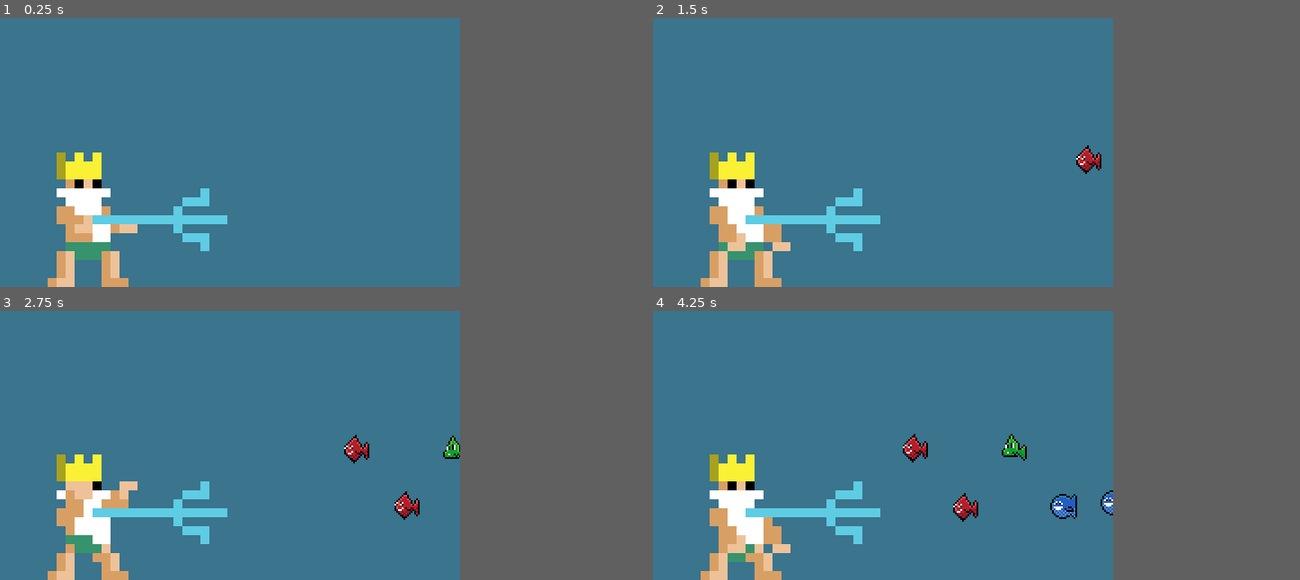
Above: before the commit, frames 1-4 (two rows, left to right).
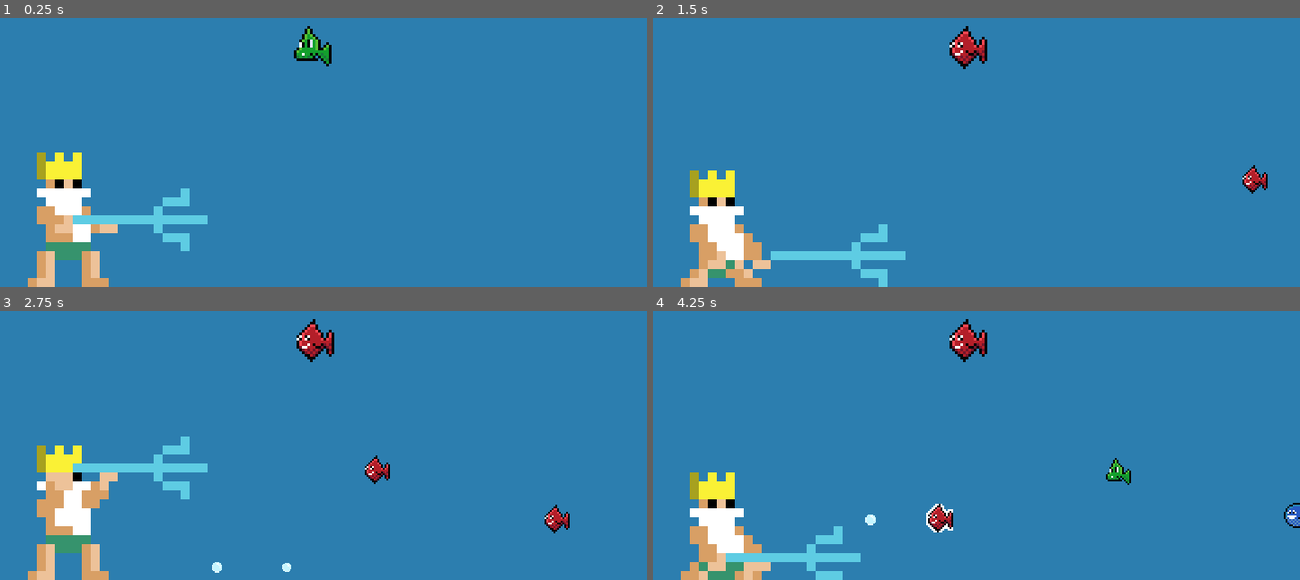
Above: after the commit, the same moments.

Repository: YoopaYenkels/Seaskebab
Game: Godot game, scene res://main.tscn
Same seed, same stepped clock (60 frames per second), same inputs: the game is played once before the commit and once after it.
Inputs:
- Up to frame 1 (0.25 s): no input
- Up to frame 2 (1.5 s): hold Up (ui_up) 0.53-1.28 s; tap Z (new_fish, bound only after the commit) at 0.6 s; tap Space (spear_fish, bound only after the commit) at 0.8, 1.35 s; hold Down (ui_down) from 1.28 s (still down)
- Up to frame 3 (2.75 s): tap Z (new_fish, bound only after the commit) at 1.55, 2.1 s; release Down (ui_down) at 2.03 s; hold Up (ui_up) from 2.03 s (still down); tap Space (spear_fish, bound only after the commit) at 2.3 s
- Up to frame 4 (4.25 s): tap Space (spear_fish, bound only after the commit) at 2.85, 3.8 s; tap Z (new_fish, bound only after the commit) at 3.05, 3.6 s; release Up (ui_up) at 3.53 s; hold Down (ui_down) from 3.53 s (still down)
In our replay, the window is 512x300 before the commit and 720x300 after it. These sizes can differ from the game's own. Grey fills any space a smaller window leaves; there, only what the larger window draws over its background counts as a difference.

The runs differ from the first frame. In frame 1, 70% of the frame differs, in the area x 0-72%, y 0-100%; in frame 2, 71%; in frame 3, 71%; in frame 4, 71%, in the area x 0-100%, y 0-100%.

Commit message:
Add bubble zone

Diff:
--- a/Trident.tscn
+++ b/Trident.tscn
@@ -3,7 +3,7 @@
 [ext_resource path="res://art/trident.png" type="Texture" id=1]
 
 [sub_resource type="RectangleShape2D" id=1]
-extents = Vector2( 2.5, 3.5 )
+extents = Vector2( 3, 1.5 )
 
 [node name="Trident" type="Node2D"]
 
@@ -13,5 +13,5 @@
 [node name="Area2D" type="Area2D" parent="."]
 
 [node name="CollisionShape2D" type="CollisionShape2D" parent="Area2D"]
-position = Vector2( 4.5, 0.5 )
+position = Vector2( 5, 0.5 )
 shape = SubResource( 1 )
--- a/fish.gd
+++ b/fish.gd
@@ -2,12 +2,13 @@
 
 
 # Declare member variables here. Examples:
-var speed := 70
+export var speed := 70
 var time := 0
 var startY = position.y
 
-
+var spearable := false
 var myColor
+var outline_shader = preload("res://outline_shader.tres")
 
 # Called when the node enters the scene tree for the first time.
 func _ready() -> void:
@@ -22,3 +23,15 @@
 
 func _on_VisibilityNotifier2D_screen_exited() -> void:
 	queue_free()
+
+func _on_Area2D_area_entered(area: Area2D) -> void:
+	if area.is_in_group("end_bubbles"):
+		$Sprite.set_material(null)
+		$Sprite.z_index = -1
+		spearable = false
+		$AnimationPlayer.play("fade_out")
+		yield( get_node("AnimationPlayer"), "animation_finished" )
+		queue_free()
+	else:
+		$Sprite.set_material(outline_shader)
+		spearable = true
--- a/fish.tscn
+++ b/fish.tscn
@@ -1,26 +1,68 @@
-[gd_scene load_steps=4 format=2]
+[gd_scene load_steps=6 format=2]
 
 [ext_resource path="res://art/red_fish.png" type="Texture" id=1]
 [ext_resource path="res://fish.gd" type="Script" id=2]
 
-[sub_resource type="RectangleShape2D" id=1]
+[sub_resource type="Animation" id=2]
+length = 0.001
+tracks/0/type = "value"
+tracks/0/path = NodePath("Sprite:modulate")
+tracks/0/interp = 1
+tracks/0/loop_wrap = true
+tracks/0/imported = false
+tracks/0/enabled = true
+tracks/0/keys = {
+"times": PoolRealArray( 0 ),
+"transitions": PoolRealArray( 1 ),
+"update": 0,
+"values": [ Color( 1, 1, 1, 1 ) ]
+}
+
+[sub_resource type="Animation" id=3]
+resource_name = "fade_out"
+length = 0.5
+tracks/0/type = "value"
+tracks/0/path = NodePath("Sprite:modulate")
+tracks/0/interp = 1
+tracks/0/loop_wrap = true
+tracks/0/imported = false
+tracks/0/enabled = true
+tracks/0/keys = {
+"times": PoolRealArray( 0, 0.5 ),
+"transitions": PoolRealArray( 1, 1 ),
+"update": 0,
+"values": [ Color( 1, 1, 1, 1 ), Color( 1, 1, 1, 0 ) ]
+}
+
+[sub_resource type="RectangleShape2D" id=4]
 extents = Vector2( 7.5, 7.5 )
 
 [node name="Fish" type="Node2D"]
 scale = Vector2( 2, 2 )
 script = ExtResource( 2 )
+speed = 200
 
 [node name="Sprite" type="Sprite" parent="."]
+z_index = 1
 texture = ExtResource( 1 )
 
-[node name="Area2D" type="Area2D" parent="Sprite"]
-
-[node name="CollisionShape2D" type="CollisionShape2D" parent="Sprite/Area2D"]
-position = Vector2( -0.5, -0.5 )
-shape = SubResource( 1 )
-
 [node name="VisibilityNotifier2D" type="VisibilityNotifier2D" parent="."]
+visible = false
 position = Vector2( -0.500001, -0.5 )
 scale = Vector2( 0.85, 0.85 )
 
+[node name="AnimationPlayer" type="AnimationPlayer" parent="."]
+anims/RESET = SubResource( 2 )
+anims/fade_out = SubResource( 3 )
+
+[node name="Area2D" type="Area2D" parent="."]
+visible = false
+
+[node name="CollisionShape2D" type="CollisionShape2D" parent="Area2D"]
+visible = false
+position = Vector2( -0.5, -0.5 )
+shape = SubResource( 4 )
+
 [connection signal="screen_exited" from="VisibilityNotifier2D" to="." method="_on_VisibilityNotifier2D_screen_exited"]
+[connection signal="area_entered" from="Area2D" to="." method="_on_Area2D_area_entered"]
+[connection signal="area_shape_entered" from="Area2D" to="." method="_on_Area2D_area_shape_entered"]
--- a/main.gd
+++ b/main.gd
@@ -11,22 +11,32 @@
 var blue = load("res://art/blue_fish.png")
 
 
+var nextFish := "GREEN"
+
 # Called when the node enters the scene tree for the first time.
 func _ready() -> void:
 	pass # Replace with function body.
 
 
 # Called every frame. 'delta' is the elapsed time since the previous frame.
-#func _process(delta: float) -> void:
-#	pass
+func _process(delta: float) -> void:
+	if Input.is_action_just_pressed("new_fish"):
+		nextFish = colors.keys()[randi() % colors.size()]
 
+	match nextFish:
+		"RED":
+			get_node("Next Indicator").texture = red
+		"GREEN":
+			get_node("Next Indicator").texture = green
+		"BLUE":
+			get_node("Next Indicator").texture = blue
 
 func _on_SpawnTimer_timeout() -> void:
 	var fish = fish_scene.instance()
 	var fish_spawn_location = get_node("SpawnLocation")
 
 	fish.position.x = fish_spawn_location.position.x
-	fish.position.y = fish_spawn_location.position.y + 60*round(rand_range(-1, 1))
+	fish.position.y = fish_spawn_location.position.y + 50*round(rand_range(-1, 1))
 	fish.myColor = colors.keys()[randi() % colors.size()]
 
 	match fish.myColor:
--- a/main.tscn
+++ b/main.tscn
@@ -1,50 +1,92 @@
-[gd_scene load_steps=6 format=2]
+[gd_scene load_steps=10 format=2]
 
 [ext_resource path="res://player.tscn" type="PackedScene" id=1]
-[ext_resource path="res://Trident.tscn" type="PackedScene" id=2]
+[ext_resource path="res://art/red_fish.png" type="Texture" id=2]
 [ext_resource path="res://fish.tscn" type="PackedScene" id=3]
 [ext_resource path="res://player.gd" type="Script" id=4]
 [ext_resource path="res://main.gd" type="Script" id=5]
+[ext_resource path="res://art/bubble.png" type="Texture" id=6]
+
+[sub_resource type="ParticlesMaterial" id=1]
+flag_disable_z = true
+direction = Vector3( 0, -100, 0 )
+spread = 3.0
+flatness = 0.96
+gravity = Vector3( 0, 0, 0 )
+initial_velocity = 1.0
+initial_velocity_random = 0.47
+orbit_velocity = 0.0
+orbit_velocity_random = 0.0
+linear_accel = 9.88
+linear_accel_random = 0.16
+scale = 2.0
+scale_random = 1.0
+hue_variation_random = 0.45
+
+[sub_resource type="RectangleShape2D" id=2]
+extents = Vector2( 5.5, 177 )
+
+[sub_resource type="RectangleShape2D" id=3]
+extents = Vector2( 10, 123 )
 
 [node name="Main" type="Node2D"]
 script = ExtResource( 5 )
 fish_scene = ExtResource( 3 )
 
-[node name="BG" type="ColorRect" parent="."]
-margin_right = 512.0
+[node name="SpawnLocation" type="Node2D" parent="."]
+position = Vector2( 771, 227 )
+z_as_relative = false
+
+[node name="Background" type="Node2D" parent="."]
+z_index = -2
+
+[node name="BG" type="ColorRect" parent="Background"]
+margin_right = 720.0
 margin_bottom = 300.0
-color = Color( 0.231373, 0.458824, 0.556863, 1 )
-
-[node name="Line2D" type="Line2D" parent="."]
-visible = false
-position = Vector2( 183, 220 )
-scale = Vector2( 10, 10 )
-points = PoolVector2Array( 8, -4, 32, -4 )
-width = 1.0
-default_color = Color( 0.721569, 0.721569, 0.721569, 1 )
-
-[node name="Line2D2" type="Line2D" parent="."]
-visible = false
-position = Vector2( 183, 284 )
-scale = Vector2( 10, 10 )
-points = PoolVector2Array( 8, -4, 32, -4 )
-width = 1.0
-default_color = Color( 0.721569, 0.721569, 0.721569, 1 )
+color = Color( 0.176471, 0.498039, 0.690196, 1 )
 
 [node name="SpawnTimer" type="Timer" parent="."]
-wait_time = 0.8
 autostart = true
 
-[node name="SpawnLocation" type="Node2D" parent="."]
-position = Vector2( 533, 213 )
-z_as_relative = false
-
 [node name="Player" parent="." instance=ExtResource( 1 )]
-position = Vector2( 103, 220 )
+position = Vector2( 81, 220 )
 scale = Vector2( 10, 10 )
 script = ExtResource( 4 )
 
-[node name="Trident" parent="Player" instance=ExtResource( 2 )]
-position = Vector2( 8, -1.90735e-06 )
+[node name="Next Indicator" type="Sprite" parent="."]
+position = Vector2( 348, 33 )
+scale = Vector2( 3, 3 )
+texture = ExtResource( 2 )
+
+[node name="End Bubbles" type="Particles2D" parent="." groups=["end_bubbles"]]
+position = Vector2( 241, 325 )
+amount = 10
+lifetime = 12.0
+explosiveness = 0.14
+randomness = 0.35
+process_material = SubResource( 1 )
+texture = ExtResource( 6 )
+
+[node name="Bubbles Area" type="Area2D" parent="End Bubbles" groups=["end_bubbles"]]
+
+[node name="CollisionShape2D" type="CollisionShape2D" parent="End Bubbles/Bubbles Area" groups=["end_bubbles"]]
+position = Vector2( 1, -166 )
+shape = SubResource( 2 )
+
+[node name="Particles2D2" type="Particles2D" parent="."]
+position = Vector2( 320, 324 )
+amount = 10
+lifetime = 12.0
+explosiveness = 0.14
+randomness = 0.35
+process_material = SubResource( 1 )
+texture = ExtResource( 6 )
+
+[node name="Area2D" type="Area2D" parent="Particles2D2"]
+position = Vector2( 23, 2 )
+
+[node name="CollisionShape2D" type="CollisionShape2D" parent="Particles2D2/Area2D"]
+position = Vector2( -23, -115 )
+shape = SubResource( 3 )
 
 [connection signal="timeout" from="SpawnTimer" to="." method="_on_SpawnTimer_timeout"]
--- /dev/null
+++ b/outline_shader.tres
@@ -0,0 +1,30 @@
+[gd_resource type="ShaderMaterial" load_steps=2 format=2]
+
+[sub_resource type="Shader" id=5]
+code = "shader_type canvas_item;
+
+uniform vec4 line_color : hint_color = vec4(1.0);
+uniform float line_thickness : hint_range(0, 10) = 1.0;
+
+const vec2 OFFSETS[8] = {
+	vec2(-1, -1), vec2(-1, 0), vec2(-1, 1), vec2(0, -1), vec2(0, 1),
+	vec2(1, -1), vec2(1, 0), vec2(1, 1)
+};
+
+void fragment() {
+	vec2 size = TEXTURE_PIXEL_SIZE * line_thickness;
+	float outline = 0.0;
+
+	for (int i = 0; i < OFFSETS.length(); i++) {
+		outline += texture(TEXTURE, UV + size * OFFSETS[i]).a;
+	}
+	outline = min(outline, 1.0);
+
+	vec4 color = texture(TEXTURE, UV);
+	COLOR = mix(color, line_color, outline - color.a);
+}"
+
+[resource]
+shader = SubResource( 5 )
+shader_param/line_color = Color( 1, 1, 1, 1 )
+shader_param/line_thickness = 1.0
--- a/player.gd
+++ b/player.gd
@@ -1,21 +1,32 @@
 extends Node2D
 
-
 # Declare member variables here. Examples:
-# var a: int = 2
-# var b: String = "text"
-
+var attack_over := true
 
 # Called when the node enters the scene tree for the first time.
 func _ready() -> void:
 	pass # Replace with function body.
 
-
 # Called every frame. 'delta' is the elapsed time since the previous frame.
 func _process(delta: float) -> void:
 	if Input.is_action_pressed("ui_up"):
-		$AnimationPlayer.play("idle_up")
+		if Input.is_action_just_pressed("spear_fish"):
+			playAttackAnim("attack_up")
+		elif attack_over:
+			$AnimationPlayer.play("idle_up")
 	elif Input.is_action_pressed("ui_down"):
-		$AnimationPlayer.play("idle_down")
-	else:
+		if Input.is_action_just_pressed("spear_fish"):
+			playAttackAnim("attack_down")
+		elif attack_over:
+			$AnimationPlayer.play("idle_down")
+	elif Input.is_action_just_pressed("spear_fish"):
+		playAttackAnim("attack_mid")
+
+	elif attack_over:
 		$AnimationPlayer.play("idle_mid")
+
+func playAttackAnim(_name: String) -> void:
+	attack_over = false
+	$AnimationPlayer.play(_name)
+	yield( get_node("AnimationPlayer"), "animation_finished" )
+	attack_over = true
--- a/player.tscn
+++ b/player.tscn
@@ -1,6 +1,7 @@
-[gd_scene load_steps=6 format=2]
+[gd_scene load_steps=10 format=2]
 
 [ext_resource path="res://art/poseidon_wo_trident.png" type="Texture" id=1]
+[ext_resource path="res://Trident.tscn" type="PackedScene" id=2]
 
 [sub_resource type="Animation" id=2]
 length = 0.001
@@ -15,6 +16,102 @@
 "transitions": PoolRealArray( 1 ),
 "update": 0,
 "values": [ 0 ]
+}
+tracks/1/type = "value"
+tracks/1/path = NodePath("Trident:position")
+tracks/1/interp = 1
+tracks/1/loop_wrap = true
+tracks/1/imported = false
+tracks/1/enabled = true
+tracks/1/keys = {
+"times": PoolRealArray( 0 ),
+"transitions": PoolRealArray( 1 ),
+"update": 0,
+"values": [ Vector2( 8, 1 ) ]
+}
+
+[sub_resource type="Animation" id=7]
+resource_name = "attack_down"
+length = 0.2
+tracks/0/type = "value"
+tracks/0/path = NodePath("Sprite:frame")
+tracks/0/interp = 0
+tracks/0/loop_wrap = true
+tracks/0/imported = false
+tracks/0/enabled = true
+tracks/0/keys = {
+"times": PoolRealArray( 0, 0.1 ),
+"transitions": PoolRealArray( 1, 1 ),
+"update": 1,
+"values": [ 4, 5 ]
+}
+tracks/1/type = "value"
+tracks/1/path = NodePath("Trident:position")
+tracks/1/interp = 0
+tracks/1/loop_wrap = true
+tracks/1/imported = false
+tracks/1/enabled = true
+tracks/1/keys = {
+"times": PoolRealArray( 0, 0.1 ),
+"transitions": PoolRealArray( 1, 1 ),
+"update": 0,
+"values": [ Vector2( 11, 5 ), Vector2( 13, 4 ) ]
+}
+
+[sub_resource type="Animation" id=5]
+resource_name = "attack_mid"
+length = 0.2
+tracks/0/type = "value"
+tracks/0/path = NodePath("Sprite:frame")
+tracks/0/interp = 0
+tracks/0/loop_wrap = true
+tracks/0/imported = false
+tracks/0/enabled = true
+tracks/0/keys = {
+"times": PoolRealArray( 0, 0.1 ),
+"transitions": PoolRealArray( 1, 1 ),
+"update": 1,
+"values": [ 0, 1 ]
+}
+tracks/1/type = "value"
+tracks/1/path = NodePath("Trident:position")
+tracks/1/interp = 0
+tracks/1/loop_wrap = true
+tracks/1/imported = false
+tracks/1/enabled = true
+tracks/1/keys = {
+"times": PoolRealArray( 0, 0.1 ),
+"transitions": PoolRealArray( 0.01, 1e-05 ),
+"update": 0,
+"values": [ Vector2( 10, 0 ), Vector2( 13, 1 ) ]
+}
+
+[sub_resource type="Animation" id=6]
+resource_name = "attack_up"
+length = 0.2
+tracks/0/type = "value"
+tracks/0/path = NodePath("Sprite:frame")
+tracks/0/interp = 1
+tracks/0/loop_wrap = true
+tracks/0/imported = false
+tracks/0/enabled = true
+tracks/0/keys = {
+"times": PoolRealArray( 0, 0.1 ),
+"transitions": PoolRealArray( 1, 1 ),
+"update": 1,
+"values": [ 2, 3 ]
+}
+tracks/1/type = "value"
+tracks/1/path = NodePath("Trident:position")
+tracks/1/interp = 0
+tracks/1/loop_wrap = true
+tracks/1/imported = false
+tracks/1/enabled = true
+tracks/1/keys = {
+"times": PoolRealArray( 0, 0.1 ),
+"transitions": PoolRealArray( 1, 1 ),
+"update": 0,
+"values": [ Vector2( 10, -5 ), Vector2( 13, -5 ) ]
 }
 
 [sub_resource type="Animation" id=3]
@@ -22,7 +119,7 @@
 loop = true
 tracks/0/type = "value"
 tracks/0/path = NodePath("Sprite:frame")
-tracks/0/interp = 1
+tracks/0/interp = 0
 tracks/0/loop_wrap = true
 tracks/0/imported = false
 tracks/0/enabled = true
@@ -31,21 +128,46 @@
 "transitions": PoolRealArray( 1, 1 ),
 "update": 1,
 "values": [ 4, 5 ]
+}
+tracks/1/type = "value"
+tracks/1/path = NodePath("Trident:position")
+tracks/1/interp = 0
+tracks/1/loop_wrap = true
+tracks/1/imported = false
+tracks/1/enabled = true
+tracks/1/keys = {
+"times": PoolRealArray( 0, 0.4 ),
+"transitions": PoolRealArray( 1, 1 ),
+"update": 0,
+"values": [ Vector2( 8, 5 ), Vector2( 8, 4 ) ]
 }
 
 [sub_resource type="Animation" id=1]
 resource_name = "idle_mid"
-tracks/0/type = "value"
-tracks/0/path = NodePath("Sprite:frame")
-tracks/0/interp = 1
-tracks/0/loop_wrap = true
-tracks/0/imported = false
-tracks/0/enabled = true
-tracks/0/keys = {
-"times": PoolRealArray( 0, 0.4 ),
+loop = true
+tracks/0/type = "value"
+tracks/0/path = NodePath("Sprite:frame")
+tracks/0/interp = 0
+tracks/0/loop_wrap = true
+tracks/0/imported = false
+tracks/0/enabled = true
+tracks/0/keys = {
+"times": PoolRealArray( 0, 0.5 ),
 "transitions": PoolRealArray( 1, 1 ),
 "update": 1,
 "values": [ 0, 1 ]
+}
+tracks/1/type = "value"
+tracks/1/path = NodePath("Trident:position")
+tracks/1/interp = 0
+tracks/1/loop_wrap = true
+tracks/1/imported = false
+tracks/1/enabled = true
+tracks/1/keys = {
+"times": PoolRealArray( 0, 0.5 ),
+"transitions": PoolRealArray( 0.01, 1e-05 ),
+"update": 0,
+"values": [ Vector2( 8, 0 ), Vector2( 8, 1 ) ]
 }
 
 [sub_resource type="Animation" id=4]
@@ -63,6 +185,18 @@
 "update": 1,
 "values": [ 2, 3 ]
 }
+tracks/1/type = "value"
+tracks/1/path = NodePath("Trident:position")
+tracks/1/interp = 0
+tracks/1/loop_wrap = true
+tracks/1/imported = false
+tracks/1/enabled = true
+tracks/1/keys = {
+"times": PoolRealArray( 0, 0.5 ),
+"transitions": PoolRealArray( 1, 1 ),
+"update": 0,
+"values": [ Vector2( 8, -5 ), Vector2( 8, -4 ) ]
+}
 
 [node name="Player" type="Node2D"]
 
@@ -72,6 +206,12 @@
 
 [node name="AnimationPlayer" type="AnimationPlayer" parent="."]
 anims/RESET = SubResource( 2 )
+anims/attack_down = SubResource( 7 )
+anims/attack_mid = SubResource( 5 )
+anims/attack_up = SubResource( 6 )
 anims/idle_down = SubResource( 3 )
 anims/idle_mid = SubResource( 1 )
 anims/idle_up = SubResource( 4 )
+
+[node name="Trident" parent="." instance=ExtResource( 2 )]
+position = Vector2( 8, 1 )
--- a/project.godot
+++ b/project.godot
@@ -16,7 +16,7 @@
 
 [display]
 
-window/size/width=512
+window/size/width=720
 window/size/height=300
 window/size/resizable=false
 
@@ -48,6 +48,31 @@
 "svg/scale": 1.0
 }
 
+[input]
+
+ui_accept={
+"deadzone": 0.5,
+"events": [ Object(InputEventKey,"resource_local_to_scene":false,"resource_name":"","device":0,"alt":false,"shift":false,"control":false,"meta":false,"command":false,"pressed":false,"scancode":16777221,"physical_scancode":0,"unicode":0,"echo":false,"script":null)
+, Object(InputEventKey,"resource_local_to_scene":false,"resource_name":"","device":0,"alt":false,"shift":false,"control":false,"meta":false,"command":false,"pressed":false,"scancode":16777222,"physical_scancode":0,"unicode":0,"echo":false,"script":null)
+, Object(InputEventJoypadButton,"resource_local_to_scene":false,"resource_name":"","device":0,"button_index":0,"pressure":0.0,"pressed":false,"script":null)
+ ]
+}
+ui_select={
+"deadzone": 0.5,
+"events": [ Object(InputEventJoypadButton,"resource_local_to_scene":false,"resource_name":"","device":0,"button_index":3,"pressure":0.0,"pressed":false,"script":null)
+ ]
+}
+new_fish={
+"deadzone": 0.5,
+"events": [ Object(InputEventKey,"resource_local_to_scene":false,"resource_name":"","device":0,"alt":false,"shift":false,"control":false,"meta":false,"command":false,"pressed":false,"scancode":0,"physical_scancode":90,"unicode":0,"echo":false,"script":null)
+ ]
+}
+spear_fish={
+"deadzone": 0.5,
+"events": [ Object(InputEventKey,"resource_local_to_scene":false,"resource_name":"","device":0,"alt":false,"shift":false,"control":false,"meta":false,"command":false,"pressed":false,"scancode":0,"physical_scancode":32,"unicode":0,"echo":false,"script":null)
+ ]
+}
+
 [physics]
 
 common/enable_pause_aware_picking=true
Binary file added: art/bubble.png
Not shown, added: art/bubble.png.import
Binary file changed: art/poseidon_wo_trident.png
Binary file changed: art/trident.aseprite
Binary file changed: art/trident.png
